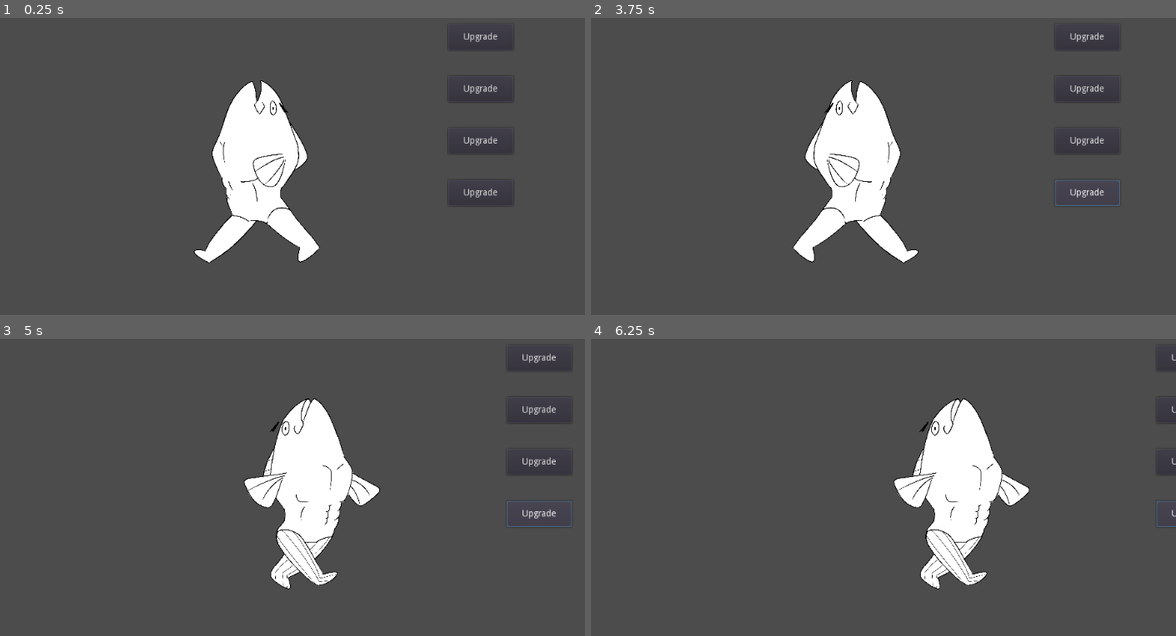
Above: before the commit, frames 1-4 (two rows, left to right).
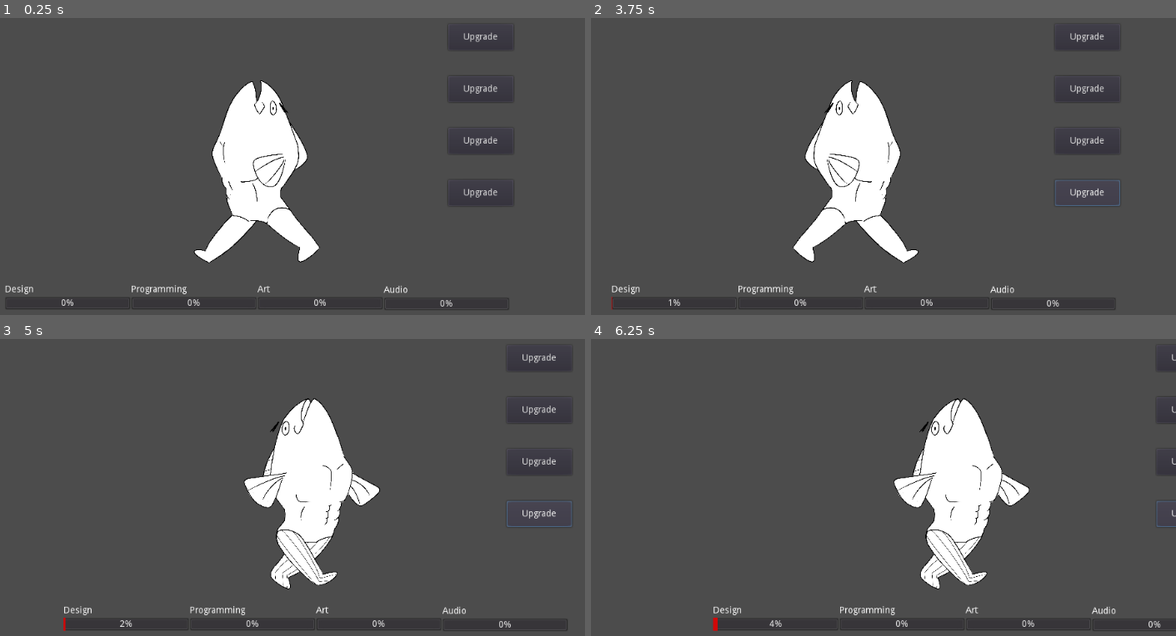
Above: after the commit, the same moments.

Repository: ChrisGoKim/Hokey-Pokey
Game: Godot game, scene res://MainScene.tscn
Two runs of this game, one before a commit and one after it. Both use one fixed random seed, a clock stepped at 60 frames per second and the inputs below.
Inputs:
- Up to frame 1 (0.25 s): no input
- Up to frame 2 (3.75 s): click "Upgrade" at 0.5 s; click "Upgrade" at 1.25 s; click "Upgrade" at 2 s; click "Upgrade" at 2.75 s; tap Enter at 3.5 s; hold Right (ui_right) from 3.53 s (still down); tap P (progress_work, bound only after the commit) at 3.6 s
- Up to frame 3 (5 s): release Right (ui_right) at 4.28 s; hold Down (ui_down) from 4.28 s (still down); tap P (progress_work, bound only after the commit) at 4.35 s
- Up to frame 4 (6.25 s): tap Space at 5 s; release Down (ui_down) at 5.03 s; hold Right (ui_right) 5.03-5.78 s; tap P (progress_work, bound only after the commit) at 5.1, 5.85 s; hold Up (ui_up) from 5.78 s (still down)

The runs differ from the first frame. In frame 1, 0.6% of the frame differs, in the area x 0-88%, y 89-99%; in frame 2, 0.6%; in frame 3, 0.7%, in the area x 10-98%, y 89-99%; in frame 4, 0.7%.

Commit message:
Basic syntax corrections. Created progress bars for each invidiual basic stat that increases on the tick funtion based on your proficiency in said stat. 'P' input allows players to manually increase progress based on proficiency again. Requires a refactor of sorts due to messy player script.

Diff:
--- a/Fish.gd
+++ b/Fish.gd
@@ -1,7 +1,8 @@
 extends Node2D
 
 
-enum test{PROGRAMMING, AUDIO, ART, DESIGN}
+enum skills{PROGRAMMING, AUDIO, ART, DESIGN}
+var state = 3
 
 var stats = [
 	randi() % 6, #programming
@@ -49,6 +50,7 @@
 		animPlaying = false
 
 	print($Anim.is_playing())
+	addProgress(state)
 	pass
 
 ##ALL FUNCTIONALITY FOR UPGRADES
@@ -58,17 +60,57 @@
 	pass
 
 func _on_Upgrade_Programming_pressed():
-	boostStat(test.PROGRAMMING)
+	boostStat(skills.PROGRAMMING)
 	pass # replace with function body
 
 func _on_Upgrade_Audio_pressed():
-	boostStat(test.AUDIO)
+	boostStat(skills.AUDIO)
 	pass # replace with function body
 
 func _on_Upgrade_Art_pressed():
-	boostStat(test.ART)
+	boostStat(skills.ART)
 	pass # replace with function body
 
 func _on_Upgrade_Design_pressed():
-	boostStat(test.DESIGN)
+	boostStat(skills.DESIGN)
 	pass # replace with function body
+
+func addProgress(var task):
+	#Calculation for progress bar. If you hit spacebar during a tick, it will give you a bonus based on your stats
+	var calculation = (.005 * stats[task])
+	if Input.is_action_just_pressed("progress_work"):
+		calculation += (.1 * stats[task])
+		pass
+
+	if task == 0:
+		$"ProgressBars/Programming Bar".value += calculation
+	elif task == 1:
+		$"ProgressBars/Audio Bar".value += calculation
+	elif task == 2:
+		$"ProgressBars/Art Bar".value += calculation
+	elif task == 3:
+		$ProgressBars/DesignBar.value += calculation
+
+	pass
+
+
+func _on_DesignBar_value_changed(value):
+	if $ProgressBars/DesignBar.value >= 100:
+		state = 0
+	pass # replace with function body
+
+func _on_Programming_Bar_value_changed(value):
+	if $"ProgressBars/Programming Bar".value >= 100:
+		state = 2
+	pass # replace with function body
+
+
+func _on_Art_Bar_value_changed(value):
+	if $"ProgressBars/Art Bar".value >= 100:
+		state = 1
+	pass # replace with function body
+
+func _on_Audio_Bar_value_changed(value):
+	if $"ProgressBars/Audio Bar".value >= 100:
+		pass#get money and upgrade chance
+	pass # replace with function body
--- a/Fish.tscn
+++ b/Fish.tscn
@@ -43,6 +43,118 @@
 "values": [ 0, 1 ]
 }
 
+[sub_resource type="StyleBoxFlat" id=3]
+
+content_margin_left = -1.0
+content_margin_right = -1.0
+content_margin_top = -1.0
+content_margin_bottom = -1.0
+bg_color = Color( 0.820313, 0.0320435, 0.0320435, 1 )
+draw_center = true
+border_width_left = 0
+border_width_top = 0
+border_width_right = 0
+border_width_bottom = 0
+border_color = Color( 0.8, 0.8, 0.8, 1 )
+border_blend = false
+corner_radius_top_left = 0
+corner_radius_top_right = 0
+corner_radius_bottom_right = 0
+corner_radius_bottom_left = 0
+corner_detail = 8
+expand_margin_left = 0.0
+expand_margin_right = 0.0
+expand_margin_top = 0.0
+expand_margin_bottom = 0.0
+shadow_color = Color( 0, 0, 0, 0.6 )
+shadow_size = 0
+anti_aliasing = true
+anti_aliasing_size = 1
+
+[sub_resource type="StyleBoxFlat" id=4]
+
+content_margin_left = -1.0
+content_margin_right = -1.0
+content_margin_top = -1.0
+content_margin_bottom = -1.0
+bg_color = Color( 0.12616, 0.531983, 0.828125, 1 )
+draw_center = true
+border_width_left = 0
+border_width_top = 0
+border_width_right = 0
+border_width_bottom = 0
+border_color = Color( 0.8, 0.8, 0.8, 1 )
+border_blend = false
+corner_radius_top_left = 0
+corner_radius_top_right = 0
+corner_radius_bottom_right = 0
+corner_radius_bottom_left = 0
+corner_detail = 8
+expand_margin_left = 0.0
+expand_margin_right = 0.0
+expand_margin_top = 0.0
+expand_margin_bottom = 0.0
+shadow_color = Color( 0, 0, 0, 0.6 )
+shadow_size = 0
+anti_aliasing = true
+anti_aliasing_size = 1
+
+[sub_resource type="StyleBoxFlat" id=5]
+
+content_margin_left = -1.0
+content_margin_right = -1.0
+content_margin_top = -1.0
+content_margin_bottom = -1.0
+bg_color = Color( 0.915435, 0.941406, 0.110321, 1 )
+draw_center = true
+border_width_left = 0
+border_width_top = 0
+border_width_right = 0
+border_width_bottom = 0
+border_color = Color( 0.8, 0.8, 0.8, 1 )
+border_blend = false
+corner_radius_top_left = 0
+corner_radius_top_right = 0
+corner_radius_bottom_right = 0
+corner_radius_bottom_left = 0
+corner_detail = 8
+expand_margin_left = 0.0
+expand_margin_right = 0.0
+expand_margin_top = 0.0
+expand_margin_bottom = 0.0
+shadow_color = Color( 0, 0, 0, 0.6 )
+shadow_size = 0
+anti_aliasing = true
+anti_aliasing_size = 1
+
+[sub_resource type="StyleBoxFlat" id=6]
+
+content_margin_left = -1.0
+content_margin_right = -1.0
+content_margin_top = -1.0
+content_margin_bottom = -1.0
+bg_color = Color( 0.148161, 0.65625, 0.105103, 1 )
+draw_center = true
+border_width_left = 0
+border_width_top = 0
+border_width_right = 0
+border_width_bottom = 0
+border_color = Color( 0.8, 0.8, 0.8, 1 )
+border_blend = false
+corner_radius_top_left = 0
+corner_radius_top_right = 0
+corner_radius_bottom_right = 0
+corner_radius_bottom_left = 0
+corner_detail = 8
+expand_margin_left = 0.0
+expand_margin_right = 0.0
+expand_margin_top = 0.0
+expand_margin_bottom = 0.0
+shadow_color = Color( 0, 0, 0, 0.6 )
+shadow_size = 0
+anti_aliasing = true
+anti_aliasing_size = 1
+
 [node name="Fish" type="Node2D" index="0"]
 
 script = ExtResource( 1 )
@@ -92,6 +204,8 @@
 
 [node name="Upgrade UI" type="Node2D" parent="." index="3"]
 
+editor/display_folded = true
+
 [node name="Upgrade Programming" type="Button" parent="Upgrade UI" index="0"]
 
 anchor_left = 0.0
@@ -195,6 +309,202 @@
 align = 1
 _sections_unfolded = [ "Anchor", "Margin" ]
 
+[node name="ProgressBars" type="Node2D" parent="." index="4"]
+
+[node name="DesignBar" type="ProgressBar" parent="ProgressBars" index="0"]
+
+editor/display_folded = true
+anchor_left = 0.0
+anchor_top = 0.0
+anchor_right = 0.0
+anchor_bottom = 0.0
+margin_left = -381.0
+margin_top = 220.0
+margin_right = -188.0
+margin_bottom = 240.0
+rect_pivot_offset = Vector2( 0, 0 )
+rect_clip_content = false
+mouse_filter = 0
+mouse_default_cursor_shape = 0
+size_flags_horizontal = 1
+size_flags_vertical = 0
+custom_styles/fg = SubResource( 3 )
+min_value = 0.0
+max_value = 100.0
+step = 1.0
+page = 0.0
+value = 0.0
+exp_edit = false
+rounded = false
+percent_visible = true
+_sections_unfolded = [ "Anchor", "Margin", "Percent", "Rect", "Theme", "custom_colors", "custom_styles" ]
+
+[node name="DesignTag" type="Label" parent="ProgressBars/DesignBar" index="0"]
+
+anchor_left = 0.0
+anchor_top = 0.0
+anchor_right = 0.0
+anchor_bottom = 0.0
+margin_top = -18.0
+margin_right = 58.0
+rect_pivot_offset = Vector2( 0, 0 )
+rect_clip_content = false
+mouse_filter = 2
+mouse_default_cursor_shape = 0
+size_flags_horizontal = 1
+size_flags_vertical = 4
+text = "Design"
+percent_visible = 1.0
+lines_skipped = 0
+max_lines_visible = -1
+_sections_unfolded = [ "Size Flags" ]
+
+[node name="Programming Bar" type="ProgressBar" parent="ProgressBars" index="1"]
+
+editor/display_folded = true
+anchor_left = 0.0
+anchor_top = 0.0
+anchor_right = 0.0
+anchor_bottom = 0.0
+margin_left = -187.0
+margin_top = 220.0
+margin_right = 6.0
+margin_bottom = 240.0
+rect_pivot_offset = Vector2( 0, 0 )
+rect_clip_content = false
+mouse_filter = 0
+mouse_default_cursor_shape = 0
+size_flags_horizontal = 1
+size_flags_vertical = 0
+custom_styles/fg = SubResource( 4 )
+min_value = 0.0
+max_value = 100.0
+step = 1.0
+page = 0.0
+value = 0.0
+exp_edit = false
+rounded = false
+percent_visible = true
+_sections_unfolded = [ "Anchor", "Margin", "Percent", "Rect", "Theme", "custom_colors", "custom_styles" ]
+
+[node name="ProgrammingTag" type="Label" parent="ProgressBars/Programming Bar" index="0"]
+
+anchor_left = 0.0
+anchor_top = 0.0
+anchor_right = 0.0
+anchor_bottom = 0.0
+margin_top = -18.0
+margin_right = 58.0
+rect_pivot_offset = Vector2( 0, 0 )
+rect_clip_content = false
+mouse_filter = 2
+mouse_default_cursor_shape = 0
+size_flags_horizontal = 1
+size_flags_vertical = 4
+text = "Programming"
+percent_visible = 1.0
+lines_skipped = 0
+max_lines_visible = -1
+_sections_unfolded = [ "Size Flags" ]
+
+[node name="Art Bar" type="ProgressBar" parent="ProgressBars" index="2"]
+
+editor/display_folded = true
+anchor_left = 0.0
+anchor_top = 0.0
+anchor_right = 0.0
+anchor_bottom = 0.0
+margin_left = 7.0
+margin_top = 220.0
+margin_right = 200.0
+margin_bottom = 240.0
+rect_pivot_offset = Vector2( 0, 0 )
+rect_clip_content = false
+mouse_filter = 0
+mouse_default_cursor_shape = 0
+size_flags_horizontal = 1
+size_flags_vertical = 0
+custom_styles/fg = SubResource( 5 )
+min_value = 0.0
+max_value = 100.0
+step = 1.0
+page = 0.0
+value = 0.0
+exp_edit = false
+rounded = false
+percent_visible = true
+_sections_unfolded = [ "Anchor", "Margin", "Percent", "Rect", "Theme", "custom_colors", "custom_styles" ]
+
+[node name="ArtTag" type="Label" parent="ProgressBars/Art Bar" index="0"]
+
+anchor_left = 0.0
+anchor_top = 0.0
+anchor_right = 0.0
+anchor_bottom = 0.0
+margin_top = -18.0
+margin_right = 58.0
+rect_pivot_offset = Vector2( 0, 0 )
+rect_clip_content = false
+mouse_filter = 2
+mouse_default_cursor_shape = 0
+size_flags_horizontal = 1
+size_flags_vertical = 4
+text = "Art"
+percent_visible = 1.0
+lines_skipped = 0
+max_lines_visible = -1
+_sections_unfolded = [ "Size Flags" ]
+
+[node name="Audio Bar" type="ProgressBar" parent="ProgressBars" index="3"]
+
+editor/display_folded = true
+anchor_left = 0.0
+anchor_top = 0.0
+anchor_right = 0.0
+anchor_bottom = 0.0
+margin_left = 201.0
+margin_top = 221.0
+margin_right = 394.0
+margin_bottom = 241.0
+rect_pivot_offset = Vector2( 0, 0 )
+rect_clip_content = false
+mouse_filter = 0
+mouse_default_cursor_shape = 0
+size_flags_horizontal = 1
+size_flags_vertical = 0
+custom_styles/fg = SubResource( 6 )
+min_value = 0.0
+max_value = 100.0
+step = 1.0
+page = 0.0
+value = 0.0
+exp_edit = false
+rounded = false
+percent_visible = true
+_sections_unfolded = [ "Anchor", "Margin", "Percent", "Rect", "Theme", "custom_colors", "custom_styles" ]
+
+[node name="AudioTag" type="Label" parent="ProgressBars/Audio Bar" index="0"]
+
+anchor_left = 0.0
+anchor_top = 0.0
+anchor_right = 0.0
+anchor_bottom = 0.0
+margin_top = -18.0
+margin_right = 58.0
+rect_pivot_offset = Vector2( 0, 0 )
+rect_clip_content = false
+mouse_filter = 2
+mouse_default_cursor_shape = 0
+size_flags_horizontal = 1
+size_flags_vertical = 4
+text = "Audio"
+percent_visible = 1.0
+lines_skipped = 0
+max_lines_visible = -1
+_sections_unfolded = [ "Size Flags" ]
+
+[node name="Stats UI" type="Node2D" parent="." index="5"]
+
 [connection signal="pressed" from="Upgrade UI/Upgrade Programming" to="." method="_on_Upgrade_Programming_pressed"]
 
 [connection signal="pressed" from="Upgrade UI/Upgrade Audio" to="." method="_on_Upgrade_Audio_pressed"]
@@ -202,3 +512,11 @@
 [connection signal="pressed" from="Upgrade UI/Upgrade Art" to="." method="_on_Upgrade_Art_pressed"]
 
 [connection signal="pressed" from="Upgrade UI/Upgrade Design" to="." method="_on_Upgrade_Design_pressed"]
+
+[connection signal="value_changed" from="ProgressBars/DesignBar" to="." method="_on_DesignBar_value_changed"]
+
+[connection signal="value_changed" from="ProgressBars/Programming Bar" to="." method="_on_Programming_Bar_value_changed"]
+
+[connection signal="value_changed" from="ProgressBars/Art Bar" to="." method="_on_Art_Bar_value_changed"]
+
+[connection signal="value_changed" from="ProgressBars/Audio Bar" to="." method="_on_Audio_Bar_value_changed"]
--- a/project.godot
+++ b/project.godot
@@ -14,6 +14,11 @@
 run/main_scene="res://MainScene.tscn"
 config/icon="res://icon.png"
 
+[input]
+
+progress_work=[ Object(InputEventKey,"resource_local_to_scene":false,"resource_name":"","device":0,"alt":false,"shift":false,"control":false,"meta":false,"command":false,"pressed":false,"scancode":80,"unicode":0,"echo":false,"script":null)
+ ]
+
 [rendering]
 
 environment/default_environment="res://default_env.tres"
Not shown: 1 places in Fish.tscn that only renumber resources
